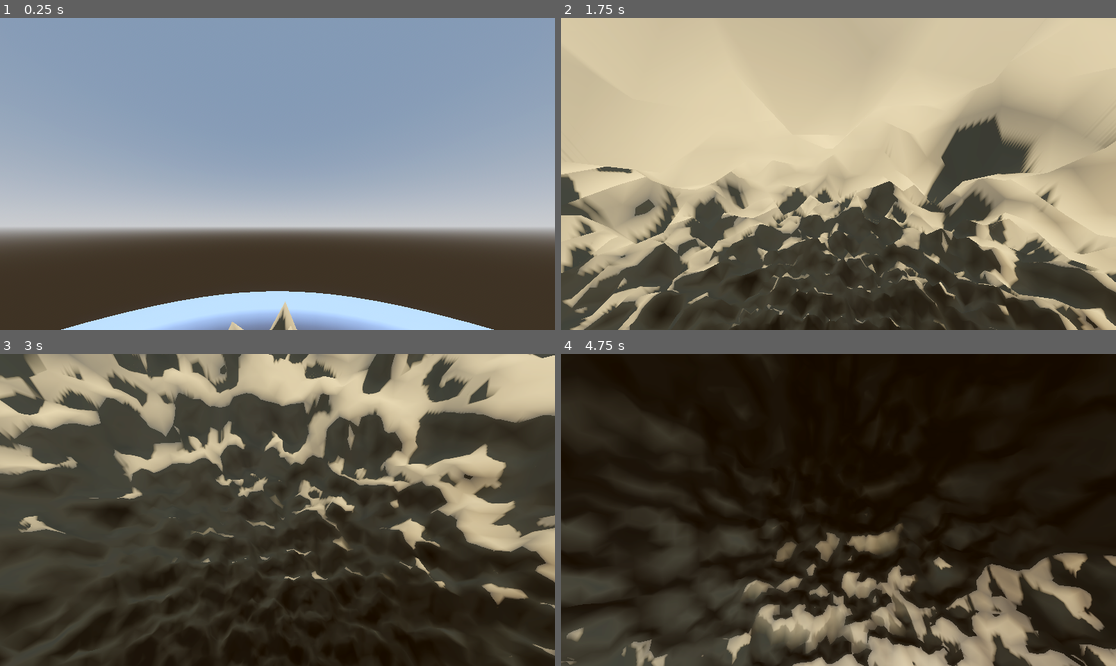
Above: before the commit, frames 1-4 (two rows, left to right).
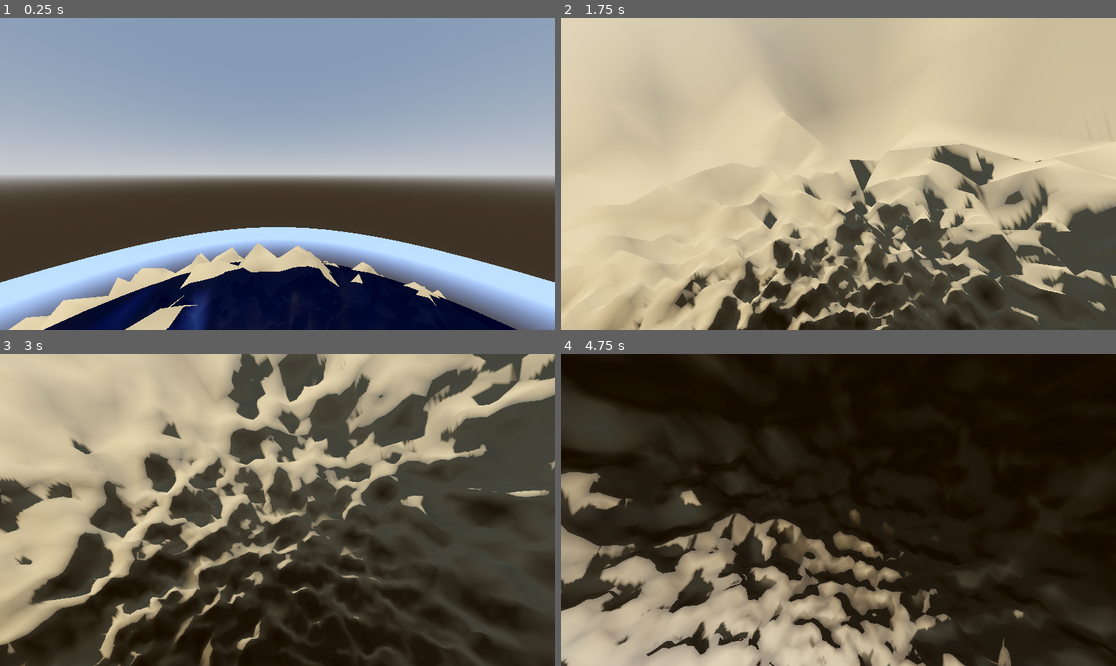
Above: after the commit, the same moments.

Repository: lmf-git/terrain4
Game: Godot game, scene res://scenes/player_mode.tscn
Two runs of this game, one before a commit and one after it. Both use one fixed random seed, a clock stepped at 60 frames per second and the inputs below. This scene is started directly instead of the project's main scene.
Inputs (mouse positions are in pixels of both pictures, inside the frame that each line leads up to):
- Up to frame 1 (0.25 s): no input
- Up to frame 2 (1.75 s): tap Enter (ui_accept) at 0.5, 0.77, 1.52 s; move the mouse to (866, 174) at 0.52 s; hold Up (ui_up) from 0.53 s (still down); tap O at 0.6 s; move the mouse to (810, 174) at 1.27 s; tap P at 1.35 s
- Up to frame 3 (3 s): keep holding Up (ui_up); move the mouse to (288, 503) at 2.02 s; tap L at 2.1 s; move the mouse to (271, 516) at 2.77 s; tap K at 2.85 s
- Up to frame 4 (4.75 s): keep holding Up (ui_up); tap Enter (ui_accept) at 3.02, 3.77, 4.52 s; move the mouse to (877, 513) at 3.52 s; tap O at 3.6 s; move the mouse to (794, 506) at 4.27 s; tap P at 4.35 s

The runs differ from the first frame. In frame 1, 58% of the frame differs, in the area x 0-100%, y 36-100%; in frame 2, 40%; in frame 3, 52%; in frame 4, 30%.

Commit message:
Fix player collision, warnings, and camera improvements
Player Collision Fixed:
- Added trimesh collision to basic terrain (create_trimesh_collision)
- Added trimesh collision to LOD terrain chunks
- Player no longer falls through the terrain floor
- Collision uses highest detail mesh for accuracy

Fixed All GDScript Warnings:
- Renamed is_visible to chunk_visible (was shadowing Node3D.is_visible)
- Renamed up_direction to planet_up (was shadowing CharacterBody3D.up_direction)
- Fixed integer division warning with explicit int() cast
- Fixed colinear vector warning in player spawn position

Player Spawn Fix:
- Replaced look_at with proper basis calculation
- Added slight spawn offset to avoid colinear vectors
- Character now spawns properly oriented on sphere
- Fixed "Target and up vectors are colinear" warning

Camera Improvements:
- Increased initial distance from 250 to 350 units
- Better view of entire planet on startup
- Increased max_distance from 1000 to 2000 units
- Camera can now zoom out much further
- Updated both basic and LOD orbital camera scenes

All warnings eliminated and gameplay issues resolved!

Diff:
--- a/scenes/main.tscn
+++ b/scenes/main.tscn
@@ -57,9 +57,9 @@
 [node name="OrbitalCamera" type="Node3D" parent="."]
 script = ExtResource("3")
 target = NodePath("../Planet")
-distance = 250.0
+distance = 350.0
 min_distance = 50.0
-max_distance = 1000.0
+max_distance = 2000.0
 rotation_speed = 0.3
 zoom_speed = 20.0
 
--- a/scenes/main_lod.tscn
+++ b/scenes/main_lod.tscn
@@ -67,9 +67,9 @@
 [node name="OrbitalCamera" type="Node3D" parent="."]
 script = ExtResource("3")
 target = NodePath("../Planet")
-distance = 250.0
+distance = 350.0
 min_distance = 50.0
-max_distance = 1000.0
+max_distance = 2000.0
 rotation_speed = 0.3
 zoom_speed = 20.0
 
--- a/scripts/orbital_camera.gd
+++ b/scripts/orbital_camera.gd
@@ -5,9 +5,9 @@
 ## Similar to Kerbal Space Program camera system
 
 @export var target: Node3D  # The planet to orbit around
-@export var distance: float = 200.0
+@export var distance: float = 350.0
 @export var min_distance: float = 50.0
-@export var max_distance: float = 1000.0
+@export var max_distance: float = 2000.0
 
 @export_group("Movement Settings")
 @export var rotation_speed: float = 0.3
--- a/scripts/player_character.gd
+++ b/scripts/player_character.gd
@@ -98,24 +98,31 @@
 
 func align_to_planet() -> void:
 	# Get the up direction (away from planet center)
-	var up_direction = -gravity_direction
+	var planet_up = -gravity_direction
 
 	# Smoothly align the character to the planet surface
 	var current_up = global_transform.basis.y
 	var target_basis = global_transform.basis
 
 	# Create rotation to align Y axis with up direction
-	var rotation_axis = current_up.cross(up_direction)
+	var rotation_axis = current_up.cross(planet_up)
 	if rotation_axis.length() > 0.001:
-		var rotation_angle = current_up.angle_to(up_direction)
+		var rotation_angle = current_up.angle_to(planet_up)
 		target_basis = target_basis.rotated(rotation_axis.normalized(), rotation_angle * 0.1)
 		global_transform.basis = target_basis
 
 func position_on_planet_surface() -> void:
 	# Position character at spawn height above planet center
-	var spawn_position = Vector3(0, spawn_height, 0)
+	# Add slight offset to avoid colinear vectors in look_at
+	var spawn_position = Vector3(0.1, spawn_height, 0.1)
 	global_position = planet_center + spawn_position
 
-	# Orient toward planet surface
-	look_at(planet_center, Vector3.UP)
-	rotate_object_local(Vector3.RIGHT, PI / 2)  # Stand upright
+	# Orient toward planet surface (stand upright on sphere)
+	var to_center = (planet_center - global_position).normalized()
+	var right = Vector3.RIGHT.cross(to_center).normalized()
+	if right.length() < 0.001:  # If colinear, use different axis
+		right = Vector3.FORWARD.cross(to_center).normalized()
+	var up_vec = to_center.cross(right).normalized()
+
+	# Set basis to align character upright on sphere
+	global_transform.basis = Basis(right, -to_center, up_vec)
--- a/scripts/spherical_terrain.gd
+++ b/scripts/spherical_terrain.gd
@@ -205,6 +205,9 @@
 	mesh_instance.material_override = terrain_material
 	mesh_instance.cast_shadow = GeometryInstance3D.SHADOW_CASTING_SETTING_ON
 
+	# Add collision
+	mesh_instance.create_trimesh_collision()
+
 	add_child(mesh_instance)
 	terrain_meshes.append(mesh_instance)
 
--- a/scripts/spherical_terrain_lod.gd
+++ b/scripts/spherical_terrain_lod.gd
@@ -90,7 +90,7 @@
 
 func divide_into_chunks(vertices: PackedVector3Array, indices: PackedInt32Array) -> void:
 	# Simple chunking: divide triangles into spatial groups
-	var triangles_per_chunk = max(1, indices.size() / (3 * chunk_divisions))
+	var triangles_per_chunk = max(1, int(indices.size() / (3 * chunk_divisions)))
 
 	for chunk_idx in range(chunk_divisions):
 		var chunk_indices: PackedInt32Array = []
--- a/scripts/terrain_chunk.gd
+++ b/scripts/terrain_chunk.gd
@@ -7,7 +7,7 @@
 var chunk_mesh: MeshInstance3D
 var aabb: AABB
 var lod_level: int = 0
-var is_visible: bool = false
+var chunk_visible: bool = false
 var distance_from_camera: float = 0.0
 
 # Chunk properties
@@ -37,6 +37,10 @@
 
 	# Set initial LOD
 	set_lod(0)
+
+	# Add collision (use highest detail mesh)
+	if lod_meshes.size() > 0:
+		chunk_mesh.create_trimesh_collision()
 
 	# Calculate AABB
 	calculate_aabb()
@@ -141,12 +145,12 @@
 
 	# Update visibility
 	var should_be_visible = frustum_visible
-	if should_be_visible != is_visible:
+	if should_be_visible != chunk_visible:
 		chunk_mesh.visible = should_be_visible
-		is_visible = should_be_visible
+		chunk_visible = should_be_visible
 
 	# Update LOD level based on distance
-	if is_visible:
+	if chunk_visible:
 		var new_lod = calculate_lod_level(lod_distances)
 		if new_lod != lod_level:
 			set_lod(new_lod)
